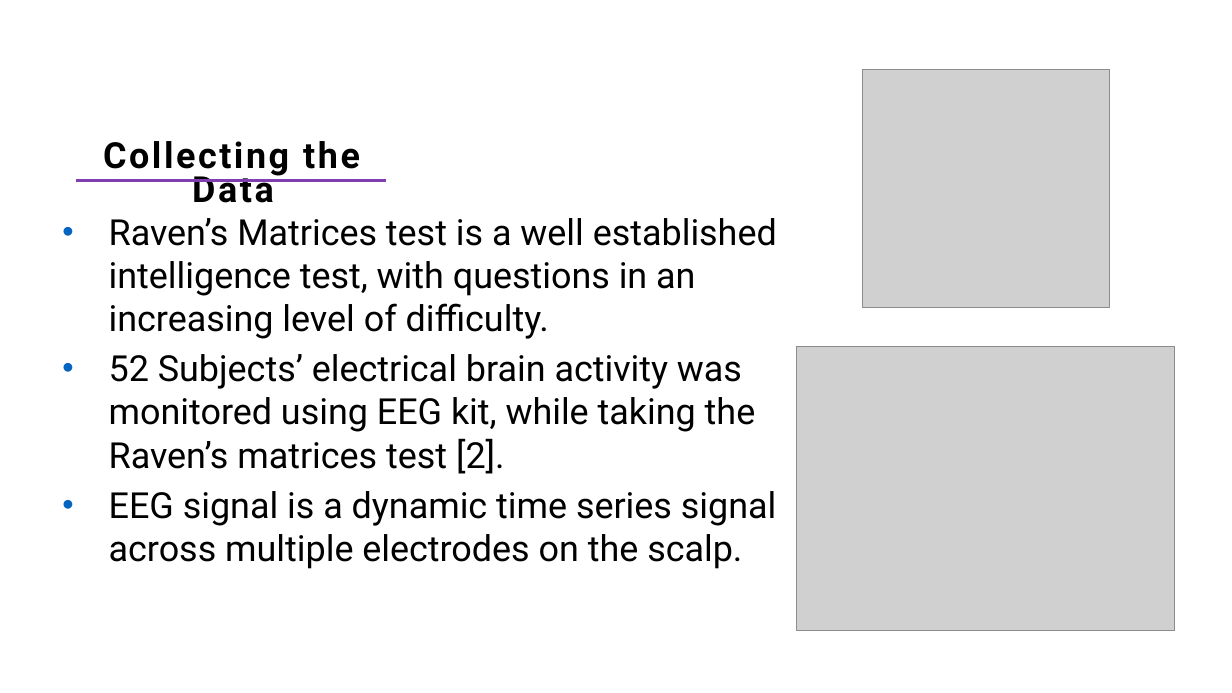
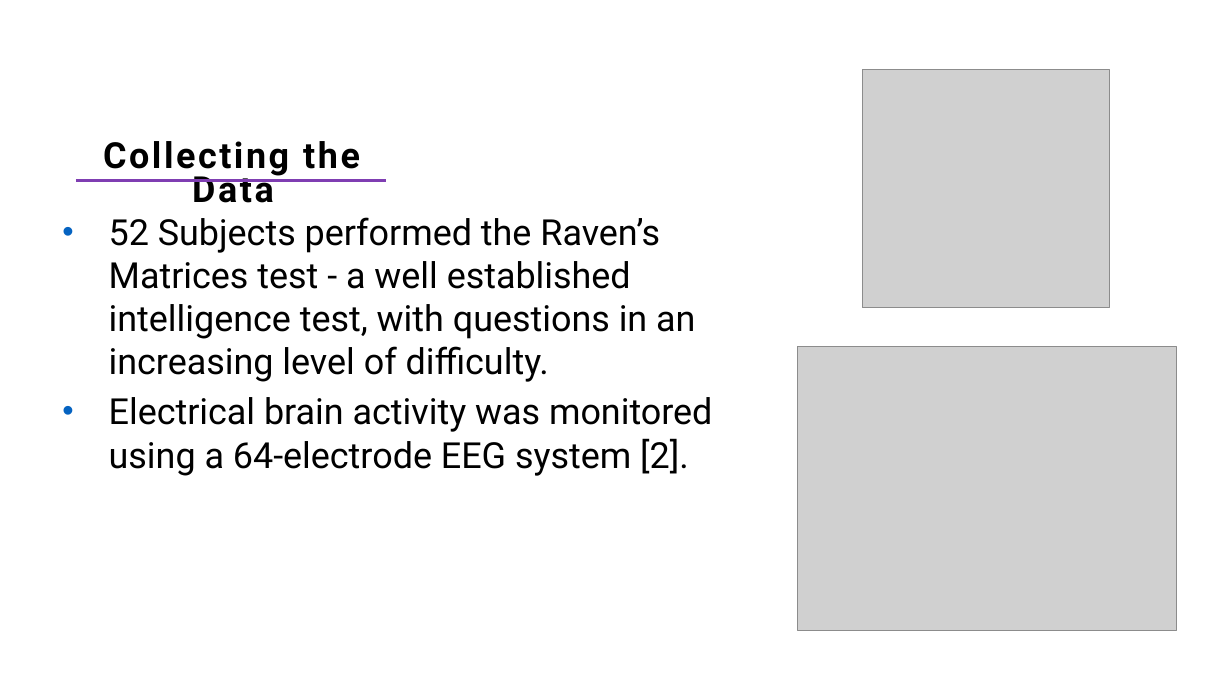
Before and after one commit to shaked3462/CognitiveWorkloadEstimation---EEG, a slide deck: slide 3 of Presentation/Project Presentation - Shaked Aharon.pptx. Drawn at 1232x693 pixels with LibreOffice and Linux fonts; fonts in the diff are those of the drawing; grey boxes stand for pictures. Boxes give left, top, right and bottom in pixels: in the first picture for what was removed or moved away, otherwise in the second. Text is boxed around its words. In the diff, an @@ line names an element or a change of style, - is before the commit and + after.

```diff
--- a/Presentation/Project Presentation - Shaked Aharon.pptx
+++ b/Presentation/Project Presentation - Shaked Aharon.pptx
@@ text at [109,217,712,476]: text changed @@
-• Raven’s Matrices test is a well established intelligence test, with questions in an increasing level of difficulty.
-• 52 Subjects’ electrical brain activity was monitored using EEG kit, while taking the Raven’s matrices test [2].
-• EEG signal is a dynamic time series signal across multiple electrodes on the scalp.
+• 52 Subjects performed the Raven’s Matrices test - a well established intelligence test, with questions in an increasing level of difficulty.
+• Electrical brain activity was monitored using a 64-electrode EEG system [2].
```
Also in this commit, not shown: 11 other slides changed, 6 other files.
